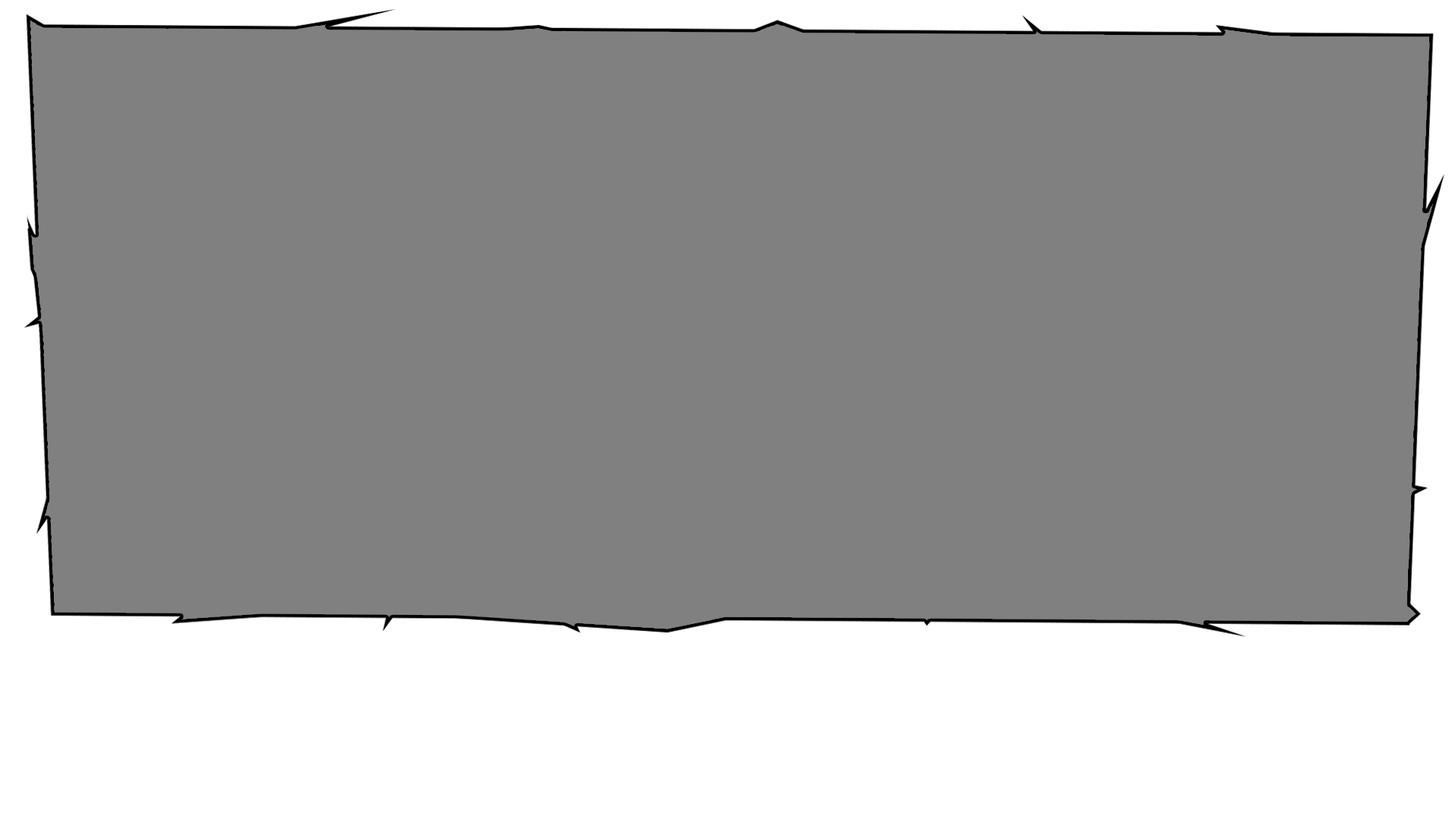
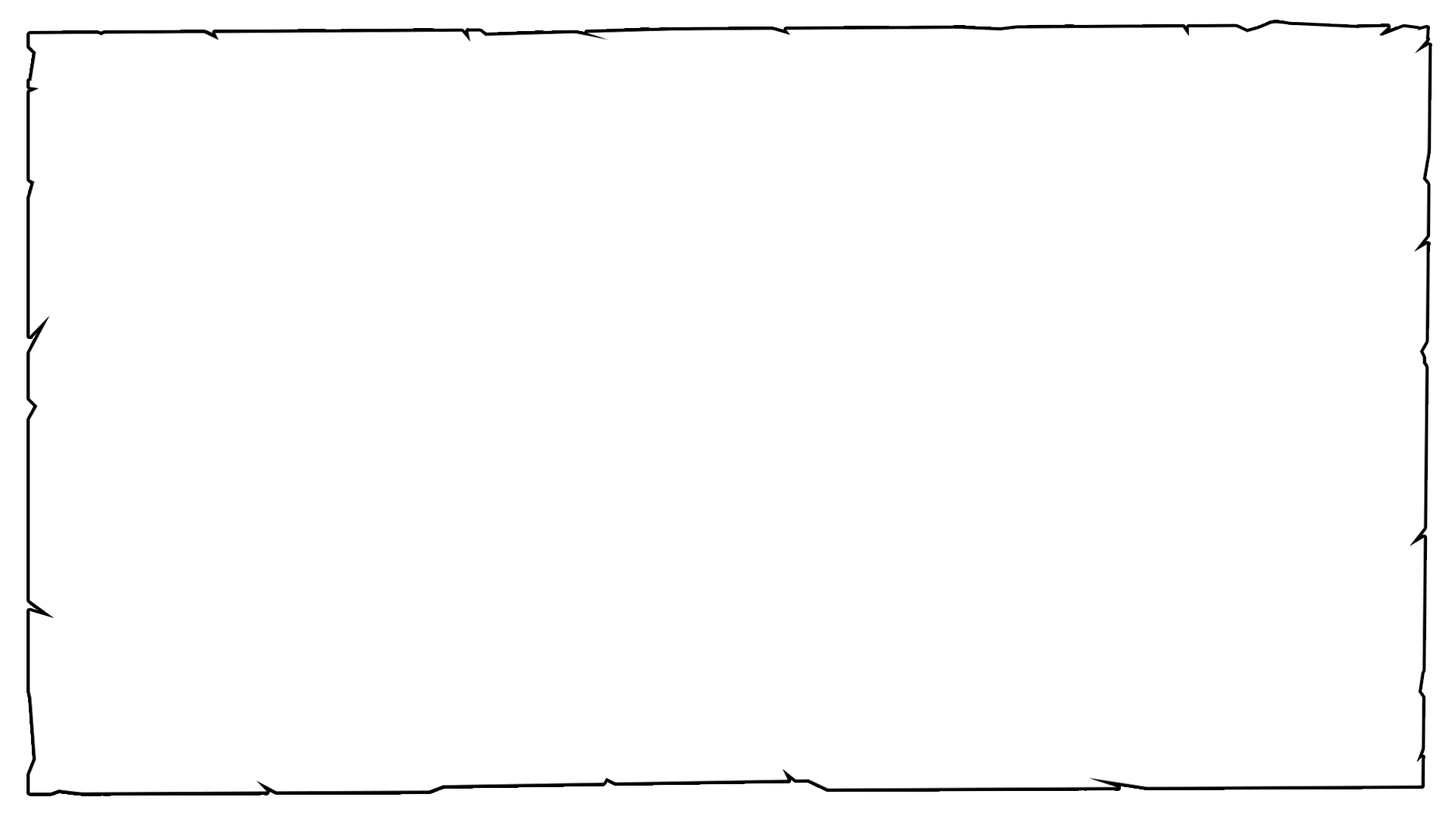
Revision of a layered 1455x819 image; what changed, layer by layer:
added group "Frame C" (1st of 3) with 3 layers above "Frame B" over bbox(23, 9, 1446, 796)
added layer "Layer 3" in group "Frame C" over bbox(23, 9, 1446, 796)
added layer "Frame C" (2nd of 3, in "Frame C") in group "Frame C" over bbox(23, 9, 1446, 796)
hid "Frame B" over bbox(23, 9, 1446, 796)
hid group "Discard" (3 layers) over bbox(23, 9, 1446, 796)
hid "Background" over bbox(23, 9, 1446, 796)
